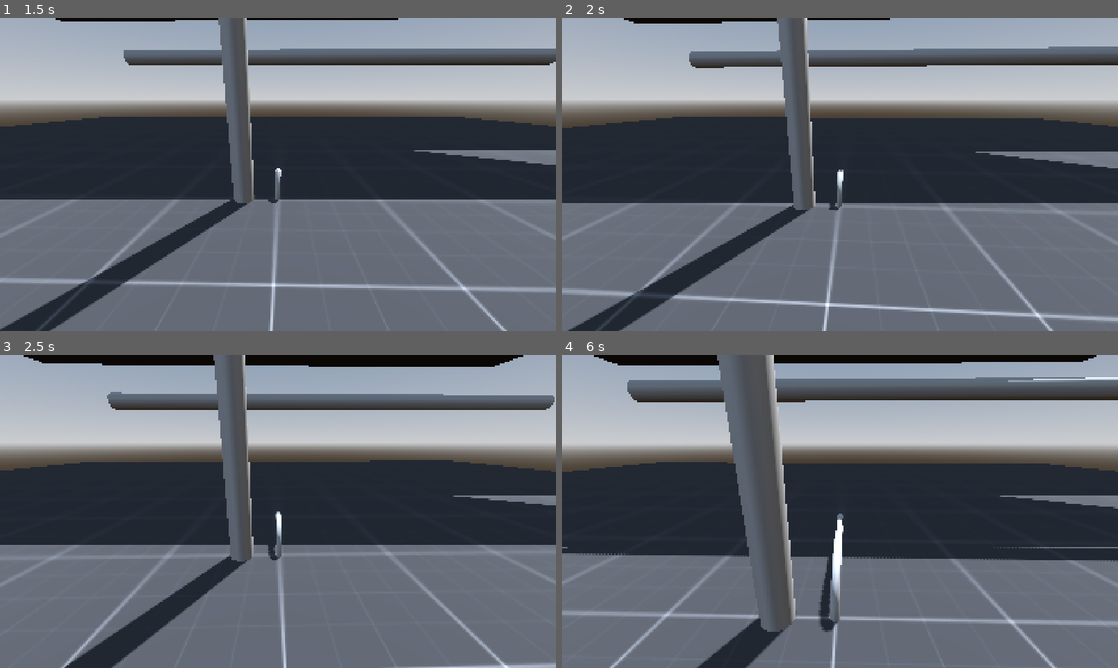
Above: before the commit, frames 1-4 (two rows, left to right).
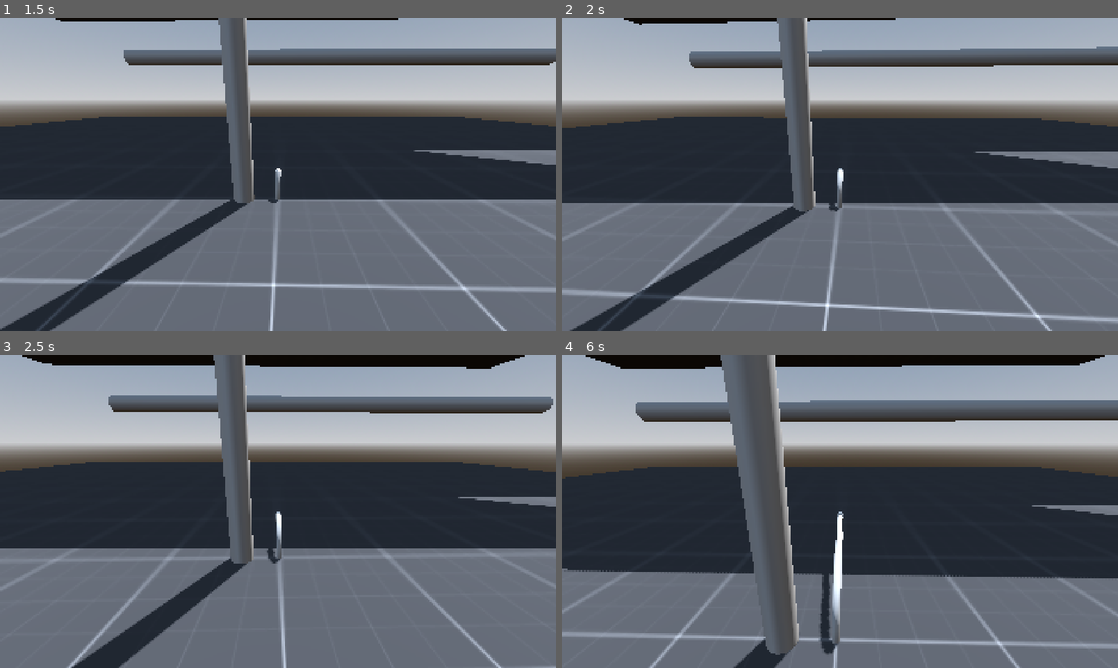
Above: after the commit, the same moments.

Repository: Bartticus/godot-wild-jam-79
Game: Godot game, scene res://Scenes/test_scene.tscn
Two runs of this game, one before a commit and one after it. Both use one fixed random seed, a clock stepped at 60 frames per second and the inputs below.
Inputs (mouse positions are in pixels of both pictures, inside the frame that each line leads up to):
- Up to frame 1 (1.5 s): tap Enter (ui_accept) at 0.5, 0.77 s; move the mouse to (305, 174) at 0.52 s; press the mouse at (305, 174) at 0.53 s; hold W (move_forward) from 0.53 s (still down); move the mouse to (250, 174) at 1.27 s; release the mouse at (250, 174) at 1.28 s; click (250, 174) at 1.35 s
- Up to frame 2 (2 s): keep holding W (move_forward); tap Enter (ui_accept) at 1.52 s
- Up to frame 3 (2.5 s): keep holding W (move_forward); move the mouse to (289, 505) at 2.02 s; press the mouse at (289, 505) at 2.03 s
- Up to frame 4 (6 s): move the mouse to (834, 517) at 2.77 s; release the mouse at (834, 517) at 2.78 s; click (834, 517) at 2.85 s; tap Enter (ui_accept) at 3.02, 3.77, 4.52 s; move the mouse to (878, 514) at 3.52 s; press the mouse at (878, 514) at 3.53 s; move the mouse to (795, 508) at 4.27 s; release the mouse at (795, 508) at 4.28 s; click (795, 508) at 4.35 s; move the mouse to (845, 511) at 5.02 s; press the mouse at (845, 511) at 5.03 s; move the mouse to (817, 505) at 5.77 s; release W (move_forward) at 5.78 s; release the mouse at (817, 505) at 5.78 s; hold D (move_right) from 5.78 s (still down); click (817, 505) at 5.85 s

Frame 1 is identical in both runs. In frame 2, 1.4% of the frame differs, in the area x 1-99%, y 0-100%; in frame 3, 5.4%; in frame 4, 25%, in the area x 0-100%, y 0-100%.

Commit message:
Making it so complete horizontal is not possible

Diff:
--- a/Scenes/vine_path.gd
+++ b/Scenes/vine_path.gd
@@ -90,12 +90,12 @@
 func increase_directional_influence(input, delta):
 	var current_influence = influence_dictionary[input]
 	var new_influence_amount = (current_influence + (delta * turn_speed))
-	influence_dictionary.set(input, [new_influence_amount, 1].min())
+	influence_dictionary.set(input, [new_influence_amount, 0.9].min())
 
 func decrease_directional_influence(input, delta):
 	var current_influence = influence_dictionary[input]
 	var new_influence_amount = (current_influence - (delta * (turn_speed / 2)))
-	influence_dictionary.set(input, [new_influence_amount, 0].max())
+	influence_dictionary.set(input, [new_influence_amount, 0.1].max())
 
 func calculate_x_axis(delta):
 	return (influence_dictionary['move_right'] - influence_dictionary['move_left']) * delta
